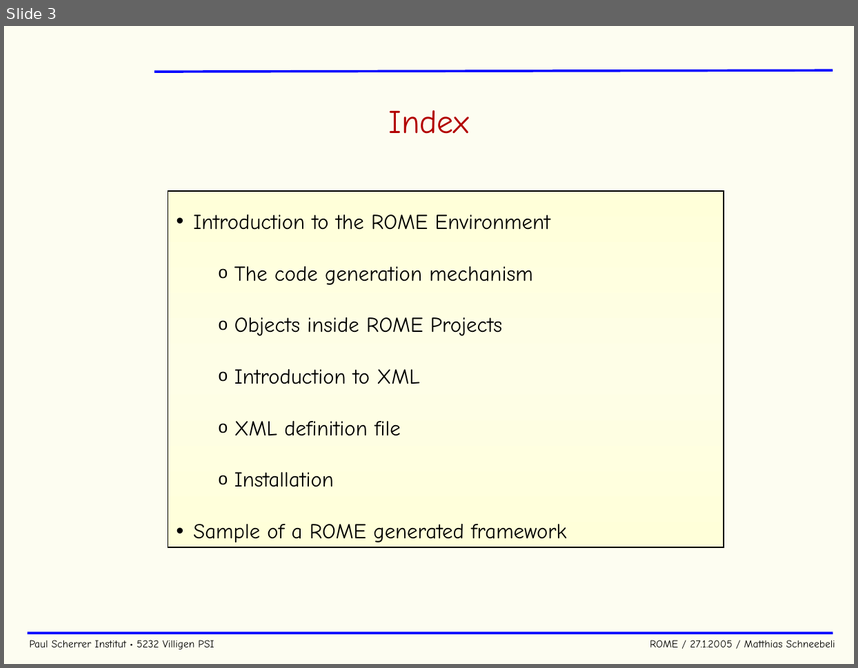
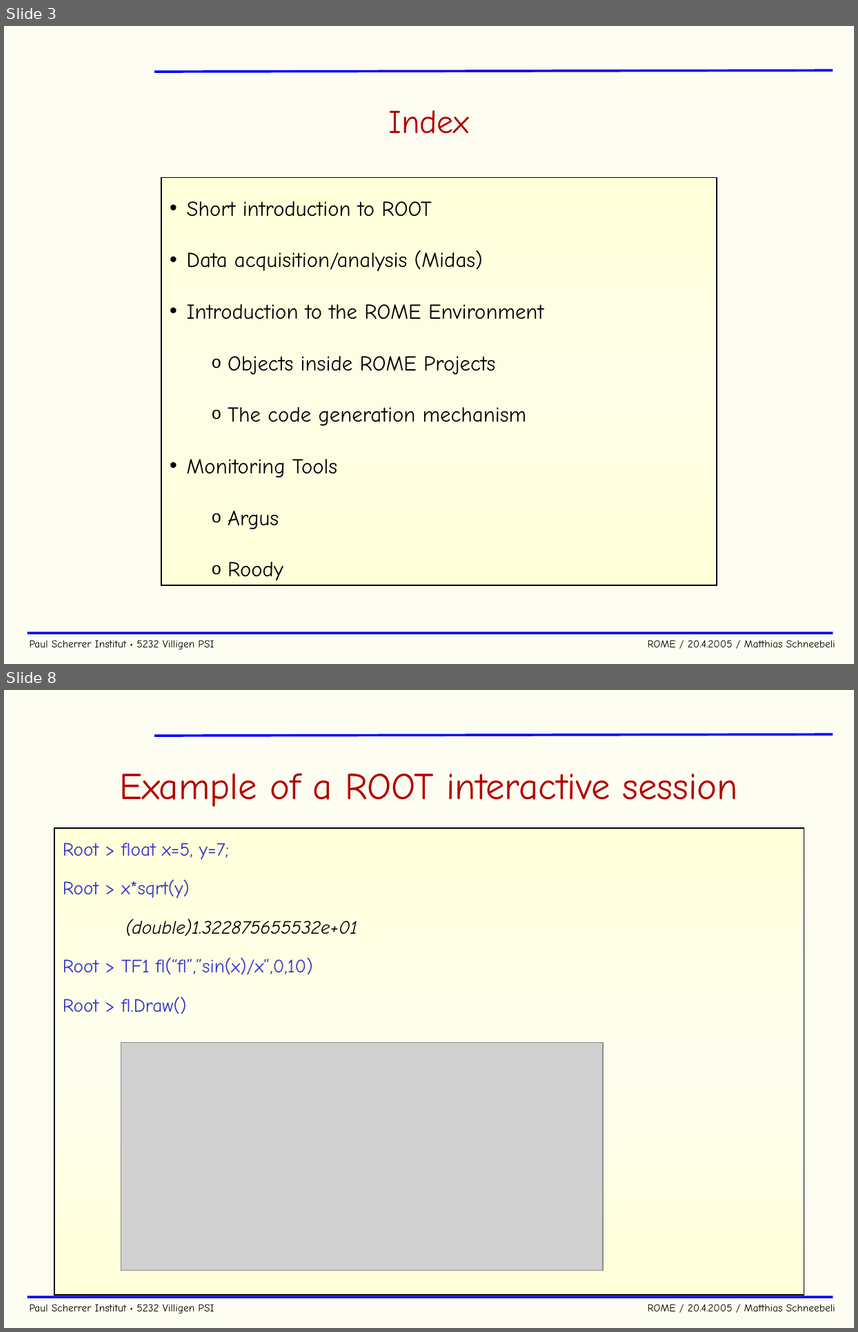
Before and after one commit to cjpl/rome, a slide deck: documentation/ROME.ppt. Shown one above the other, each under a label of ours: slide 3 before the commit, slides 3 and 8 after it; the slides between them are not shown. The pictures are 858x668 and 858x1332 pixels, drawn with LibreOffice and Linux fonts; fonts in the diff are those of the drawing; grey boxes stand for pictures; background and template pictures are left out. Boxes give left, top, right and bottom in pixels: in the first picture for what was removed or moved away, otherwise in the second. Text is boxed around its words. In the diff, an @@ line names an element or a change of style, - is before the commit and + after.

```diff
--- a/documentation/ROME.ppt
+++ b/documentation/ROME.ppt
@@ slide 8 added at [4, 690, 854, 1328], background #FDFDF1; not listed: 3 template elements that a slide beside it also shows @@
@@ text added at [119, 773, 738, 807], 32 pt, text #B20000 @@
+Example of a ROOT interactive session
@@ rectangle added at [54, 828, 804, 1294], fill gradient #FFFFD9 to #FEFEEE, outline #000000 0.99 pt, 16 pt, text #3333CC @@
+Root > float x=5, y=7;
+Root > x*sqrt(y)
+(double)1.322875655532e+01
+Root > TF1 fl(“fl”,”sin(x)/x”,0,10)
+Root > fl.Draw()
@@ picture added at [121, 1042, 604, 1270] @@
@@ slide 3 changed as well @@
@@ rectangle "Short introduction to ROOT": place and size @@
-rectangle "Short introduction to ROOT" at [168, 191, 724, 547]
+rectangle "Short introduction to ROOT" at [161, 177, 717, 586]
@@ text in rectangle at [187, 201, 483, 271]: paragraphs added @@
+• Short introduction to ROOT
+• Data acquisition/analysis (Midas)
@@ text in rectangle at [228, 356, 495, 374]: paragraph added @@
+  o Objects inside ROME Projects
@@ text in rectangle at [187, 459, 337, 580]: text changed @@
-  o Objects inside ROME Projects
-  o Introduction to XML
-  o XML definition file
-  o Installation
-• Sample of a ROME generated framework
+• Monitoring Tools
+  o Argus
+  o Roody
@@ text at [30, 639, 835, 649]: text changed @@
-Paul Scherrer Institut • 5232 Villigen PSI ROME / 27.1.2005 / Matthias Schneebeli
+Paul Scherrer Institut • 5232 Villigen PSI ROME / 20.4.2005 / Matthias Schneebeli
```
Also in this commit, not shown: 38 other slides changed, 16 other slides added, 1 slide removed, 1 other file.
